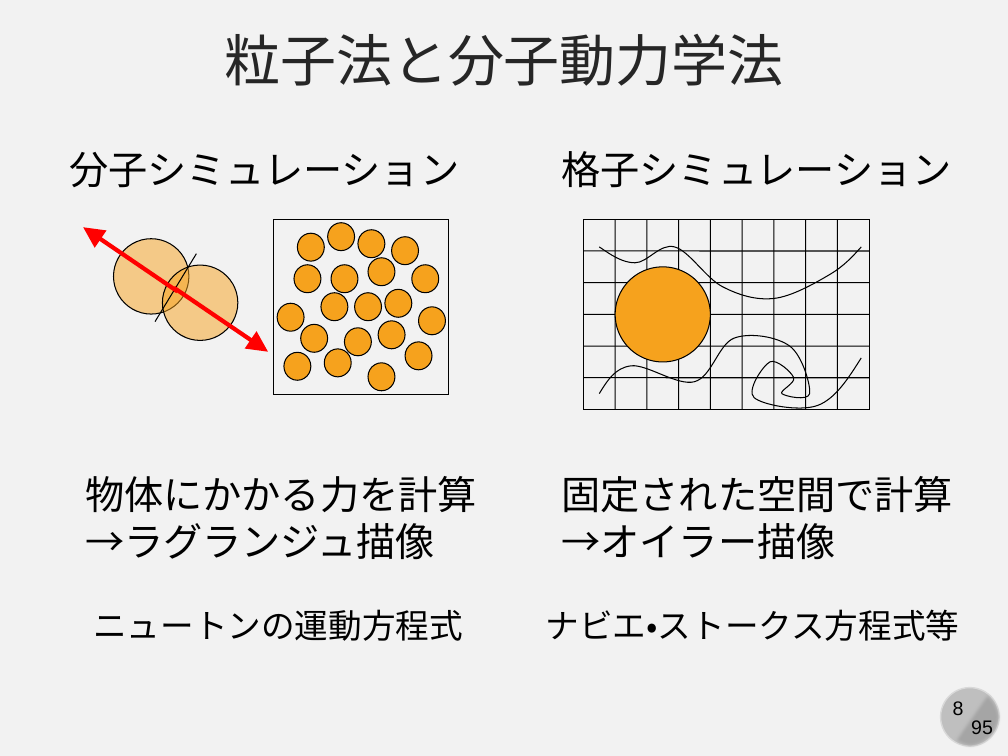
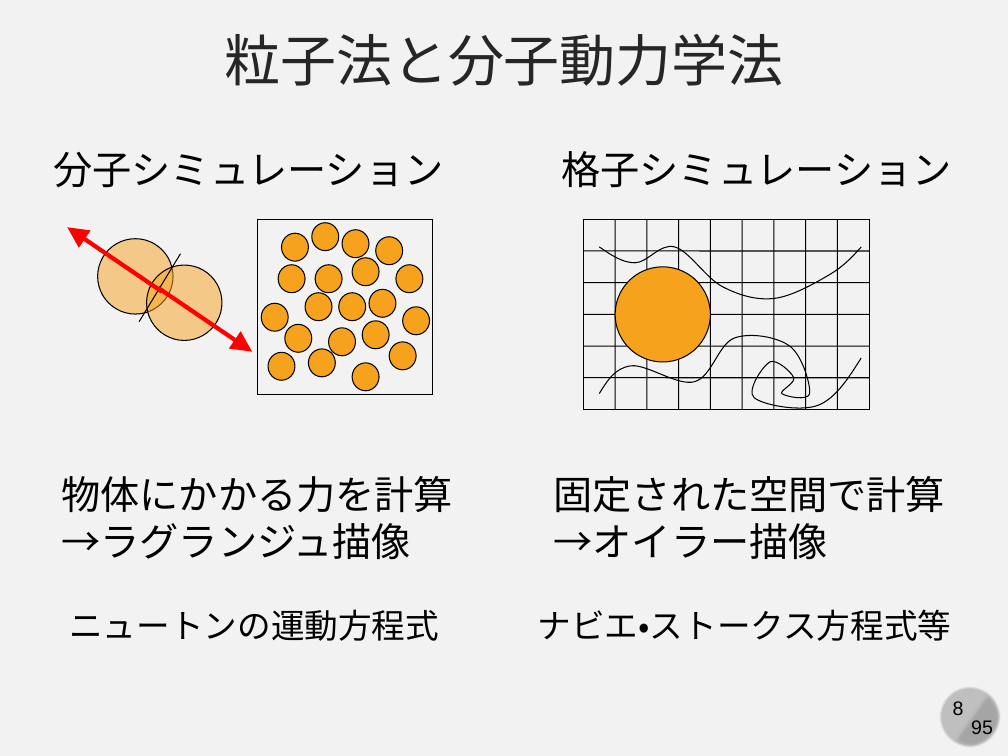
Before and after one commit to kaityo256/simulation_engineering, a slide deck: slide 8 of 07_md_implementation/simulation07.pptx. Drawn at 1008x756 pixels with LibreOffice and Linux fonts; fonts in the diff are those of the drawing. Boxes give left, top, right and bottom in pixels: in the first picture for what was removed or moved away, otherwise in the second. Text is boxed around its words. In the diff, an @@ line names an element or a change of style, - is before the commit and + after.

```diff
--- a/07_md_implementation/simulation07.pptx
+++ b/07_md_implementation/simulation07.pptx
@@ 22 ellipses, 2 arrows, 1 text, 1 rectangle, 1 line: place and size @@
-22 ellipses, 2 arrows, 1 text, 1 rectangle, 1 line at <box>69,152,459,395</box>
+22 ellipses, 2 arrows, 1 text, 1 rectangle, 1 line at <box>54,152,444,395</box>
@@ text "物体にかかる力を計算": place and size @@
-text "物体にかかる力を計算" at <box>85,476,476,559</box>
+text "物体にかかる力を計算" at <box>61,476,452,559</box>
@@ text "固定された空間で計算": place and size @@
-text "固定された空間で計算" at <box>562,476,953,559</box>
+text "固定された空間で計算" at <box>554,476,945,559</box>
@@ text "ニュートンの運動方程式": place and size @@
-text "ニュートンの運動方程式" at <box>93,609,463,641</box>
+text "ニュートンの運動方程式" at <box>69,609,439,641</box>
@@ text "ナビエ・ストークス方程式等": place and size @@
-text "ナビエ・ストークス方程式等" at <box>546,609,960,641</box>
+text "ナビエ・ストークス方程式等" at <box>538,609,952,641</box>
```
Also in this commit, not shown: 6 other slides changed, 2 slides added.
